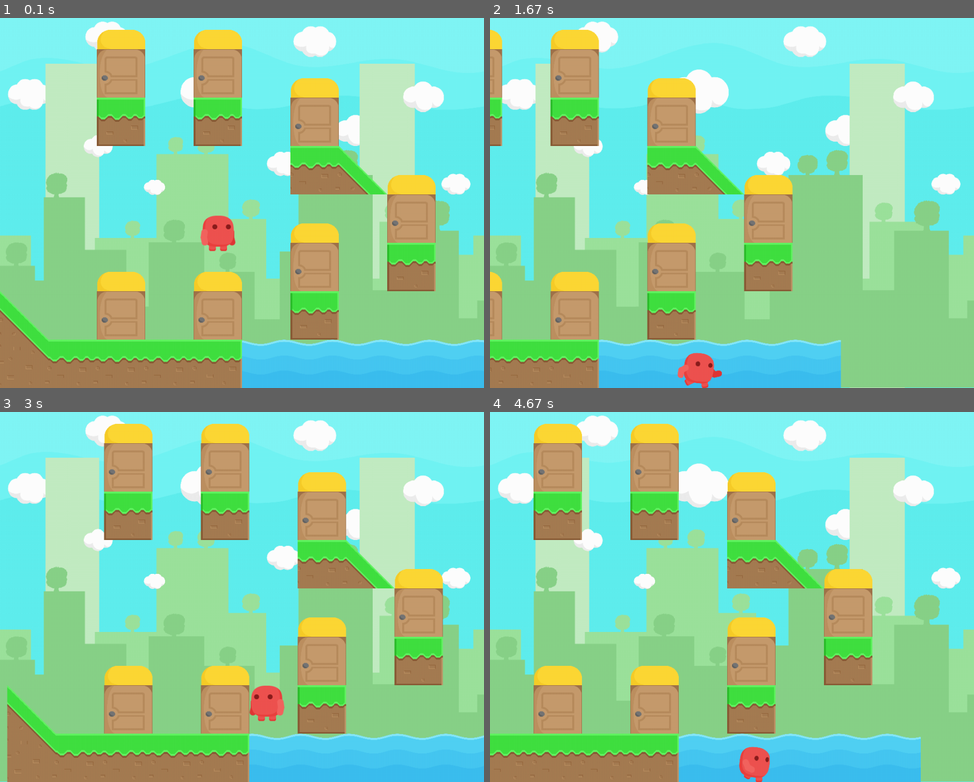
Above: before the commit, frames 1-4 (two rows, left to right).
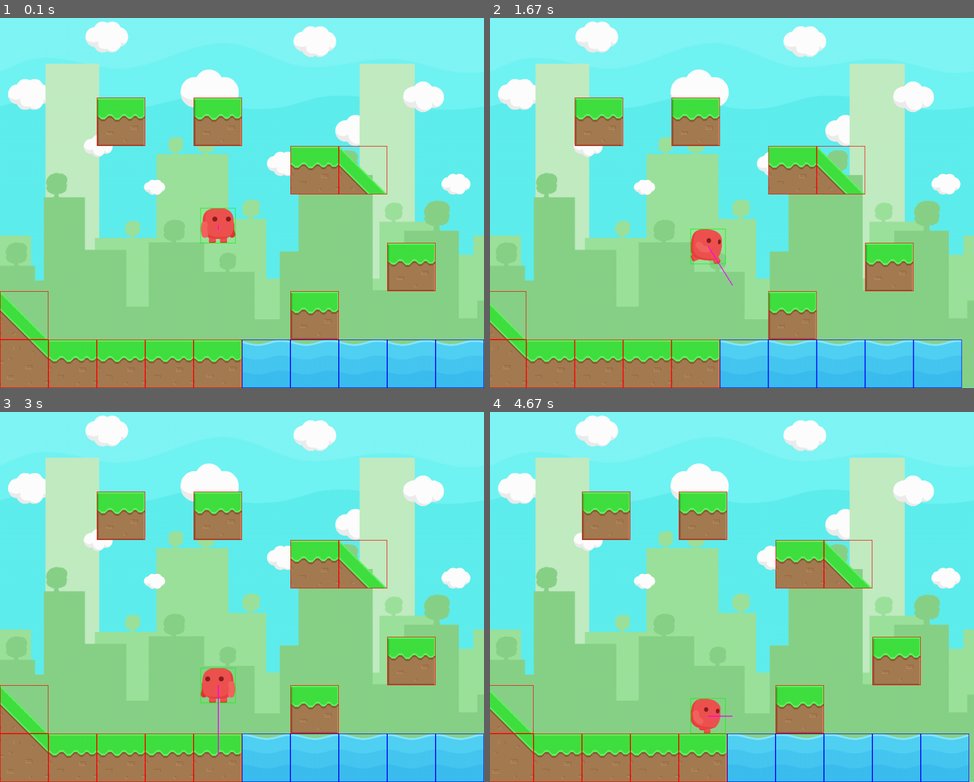
Above: after the commit, the same moments.

Repository: RogiVerakot/platformer-on-pygame
Game: pygame game, started from main.py
Same seed, same stepped clock (60 frames per second), same inputs: the game is played once before the commit and once after it.
Inputs:
- Up to frame 1 (0.1 s): no input
- Up to frame 2 (1.67 s): hold Right 0.33-0.8 s; hold Up 0.83-1.18 s; hold Right from 1.22 s (still down)
- Up to frame 3 (3 s): release Right at 1.68 s; hold Left 1.72-2.25 s; hold Left 2.28-2.73 s; hold Up from 2.77 s (still down)
- Up to frame 4 (4.67 s): release Up at 3.22 s; hold Right 3.25-3.88 s; hold Left 3.92-4.38 s; hold Right from 4.42 s (still down)

The runs differ from the first frame. In frame 1, 14% of the frame differs, in the area x 0-100%, y 3-100%; in frame 2, 30%; in frame 3, 19%; in frame 4, 31%, in the area x 0-99%, y 3-100%.

Commit message:
I updated a start level

Diff:
--- a/main.py
+++ b/main.py
@@ -164,19 +164,23 @@
     def render():
         screen.blit(background, (0, 0))
 
+        # Отрисовка объектов
         for platform in platforms:
-            if 0 <= platform.rect.y <= HEIGHT:
-                screen.blit(platform.image, platform.rect)
-
-        if level == 0:
-            for door in doors:
-                if 0 <= door.rect.y <= HEIGHT:
-                    screen.blit(door.image, door.rect)
+            screen.blit(platform.image, platform.rect)
+            pygame.draw.rect(screen, (255, 0, 0), platform.rect, 1)
 
         for wave in wave_animations:
             wave.draw(screen)
+            pygame.draw.rect(screen, (0, 0, 255), wave.rect, 1)
 
         screen.blit(player.image, player.rect)
+        pygame.draw.rect(screen, (0, 255, 0), player.rect, 1)
+        # Отрисовка скорости игрока
+        pygame.draw.line(screen, (255, 0, 255),
+                         player.rect.center,
+                         (player.rect.centerx + player.speed_x * 10,
+                          player.rect.centery + player.velocity * 10), 2)
+
         pygame.display.flip()
 
     # Главный игровой цикл
@@ -185,7 +189,7 @@
         handle_input()
         update()
         render()
-        clock.tick(60)
+        clock.tick(6)
 
     pygame.quit()
 
